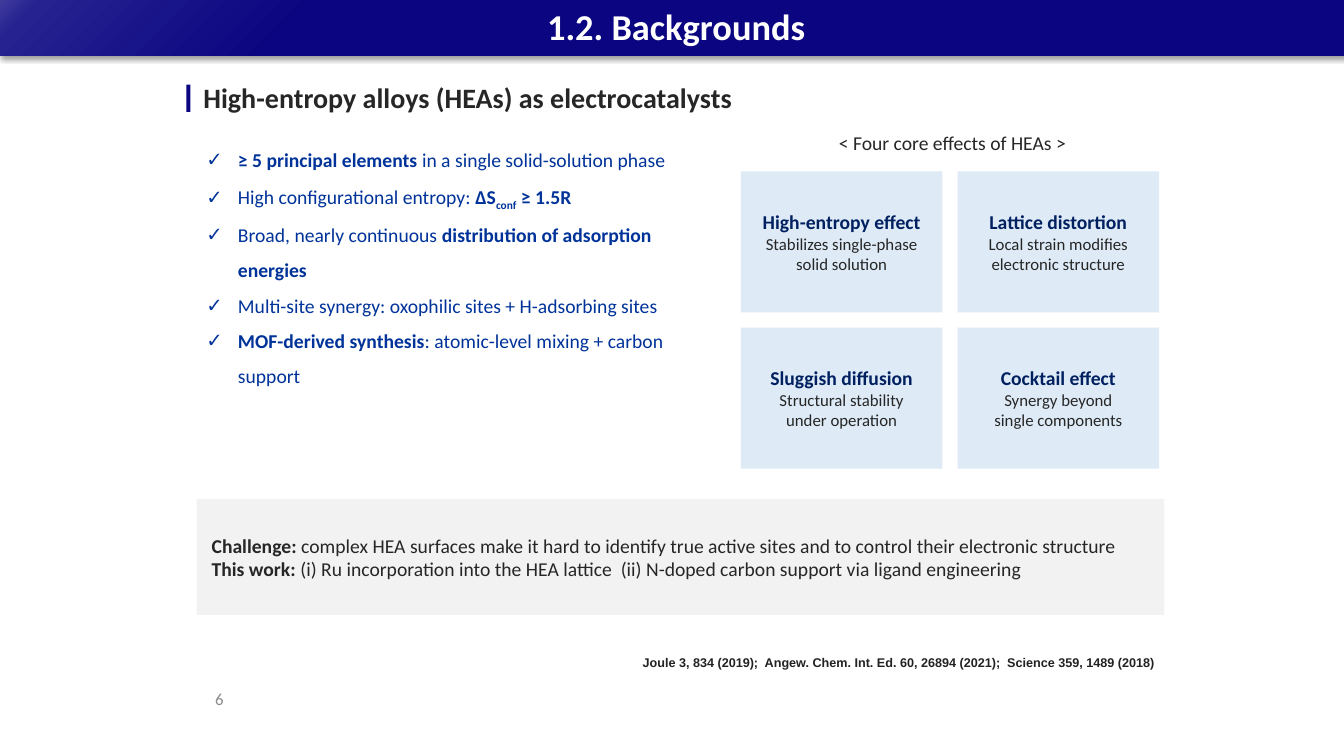
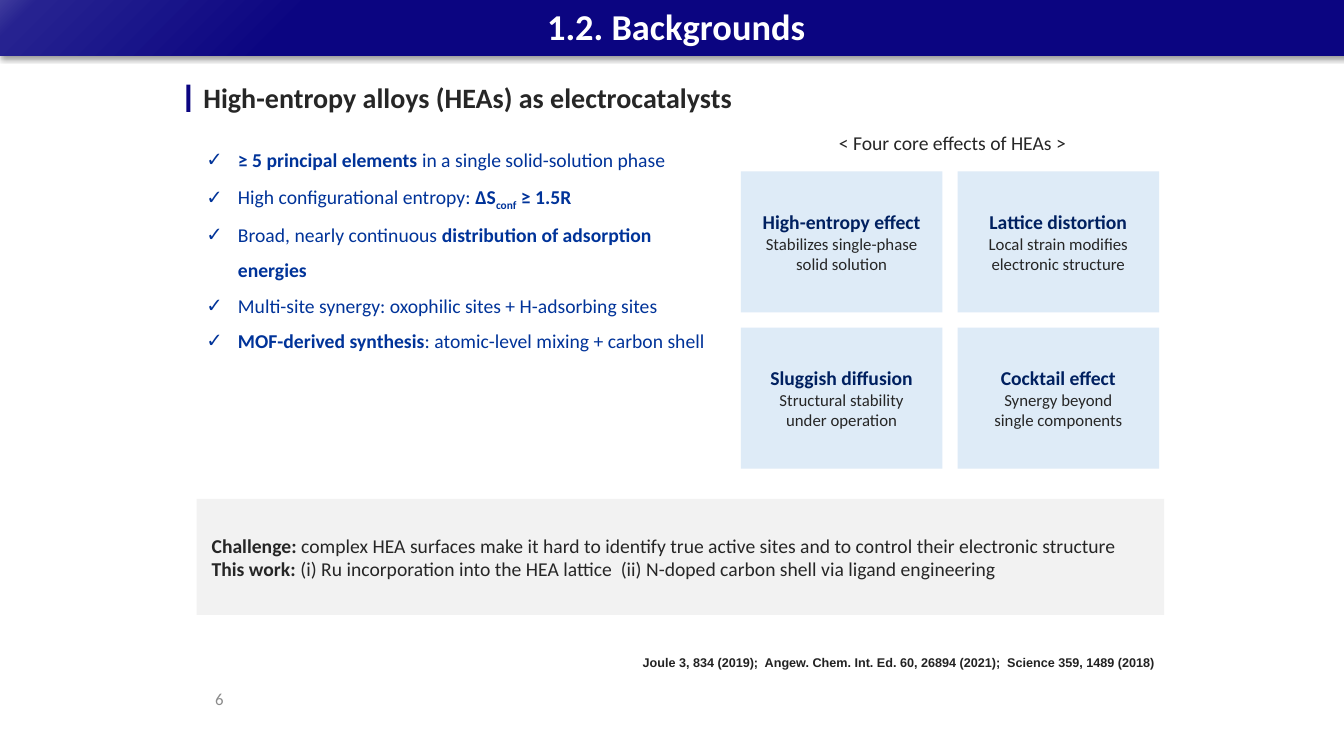
Before and after one commit to limsj0204/letter, a slide deck: slide 6 of 학위논문_디펜스_발표자료.pptx. Drawn at 1344x756 pixels with LibreOffice and Linux fonts; fonts in the diff are those of the drawing. Boxes give left, top, right and bottom in pixels: in the first picture for what was removed or moved away, otherwise in the second. Text is boxed around its words. In the diff, an @@ line names an element or a change of style, - is before the commit and + after.

```diff
--- a/학위논문_디펜스_발표자료.pptx
+++ b/학위논문_디펜스_발표자료.pptx
@@ text at bbox=[238, 334, 705, 352]: text changed @@
-✓ MOF-derived synthesis: atomic-level mixing + carbon support
+✓ MOF-derived synthesis: atomic-level mixing + carbon shell
@@ text in rectangle at bbox=[212, 562, 995, 580]: text changed @@
-This work: (i) Ru incorporation into the HEA lattice (ii) N-doped carbon support via ligand engineering
+This work: (i) Ru incorporation into the HEA lattice (ii) N-doped carbon shell via ligand engineering
```
Also in this commit, not shown: 14 other slides changed, 1 other file.
